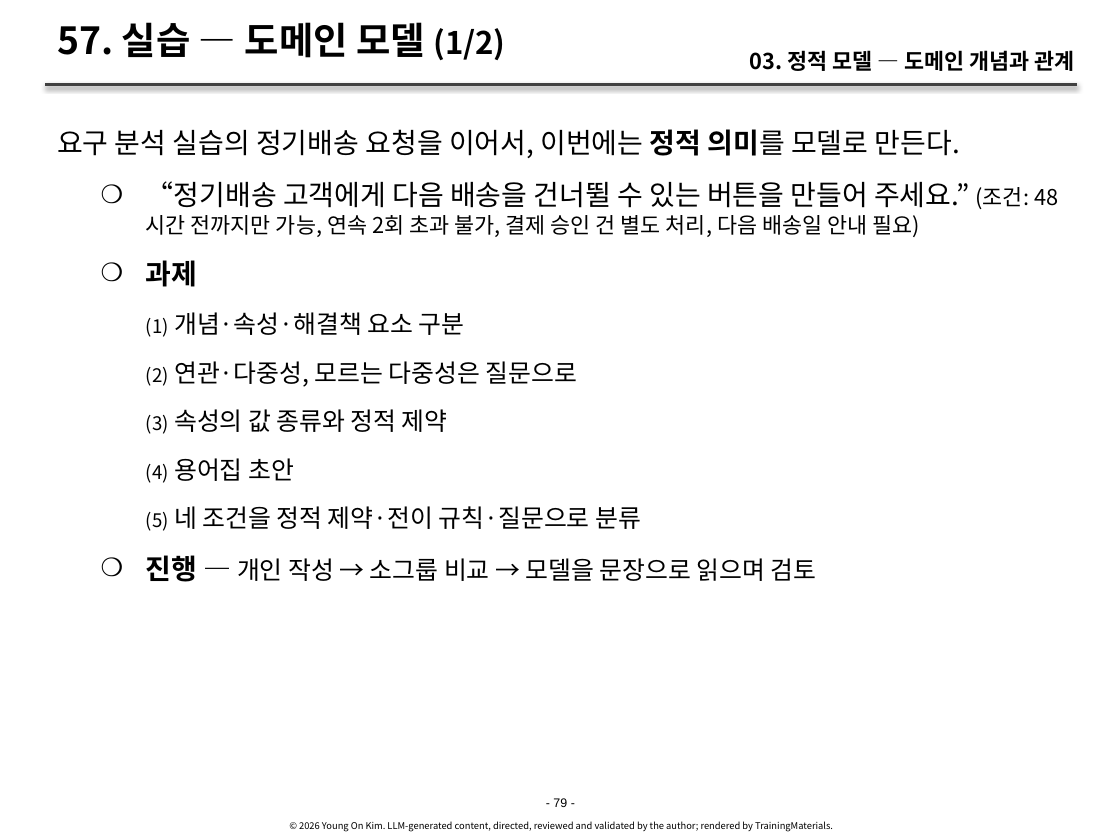
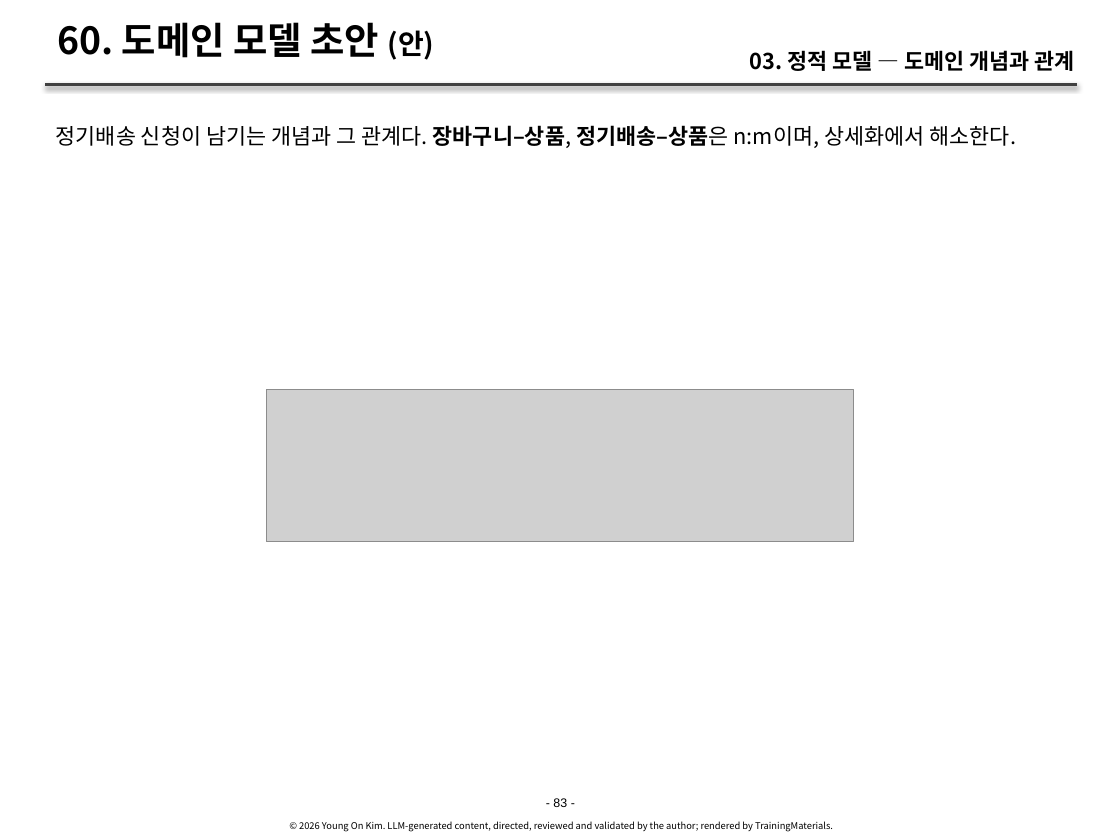
Before and after one commit to YoungSan77/TrainingMaterials, a slide deck: slide 83 of courses/ooad/sessions/s03.pptx (slide 79 before the commit). Drawn at 1120x840 pixels with LibreOffice and Linux fonts; fonts in the diff are those of the drawing; grey boxes stand for pictures. Boxes give left, top, right and bottom in pixels: in the first picture for what was removed or moved away, otherwise in the second. Text is boxed around its words. In the diff, an @@ line names an element or a change of style, - is before the commit and + after.

```diff
--- a/courses/ooad/sessions/s03.pptx
+++ b/courses/ooad/sessions/s03.pptx
@@ title at (57,22,435,60): text changed @@
-57. 실습 — 도메인 모델 (1/2)
+60. 도메인 모델 초안 (안)
@@ text at (56,125,1017,148): text changed; size 16 to 14 pt @@
-요구 분석 실습의 정기배송 요청을 이어서, 이번에는 정적 의미를 모델로 만든다.
-    ❍ “정기배송 고객에게 다음 배송을 건너뛸 수 있는 버튼을 만들어 주세요.” (조건: 48시간 전까지만 가능, 연속 2회 초과 불가, 결제 승인 건 별도 처리, 다음 배송일 안내 필요)
-    ❍ 과제
-      (1) 개념·속성·해결책 요소 구분
-      (2) 연관·다중성, 모르는 다중성은 질문으로
-      (3) 속성의 값 종류와 정적 제약
-      (4) 용어집 초안
-      (5) 네 조건을 정적 제약·전이 규칙·질문으로 분류
-    ❍ 진행 — 개인 작성 → 소그룹 비교 → 모델을 문장으로 읽으며 검토
+정기배송 신청이 남기는 개념과 그 관계다. 장바구니–상품, 정기배송–상품은 n:m이며, 상세화에서 해소한다.
@@ picture added at (267,390,855,542) @@
@@ text at (553,798,567,807): text changed @@
-- 79 -
+- 83 -
```
Also in this commit, not shown: 80 other slides changed, 5 slides added, 1 slide removed, 39 other files.
